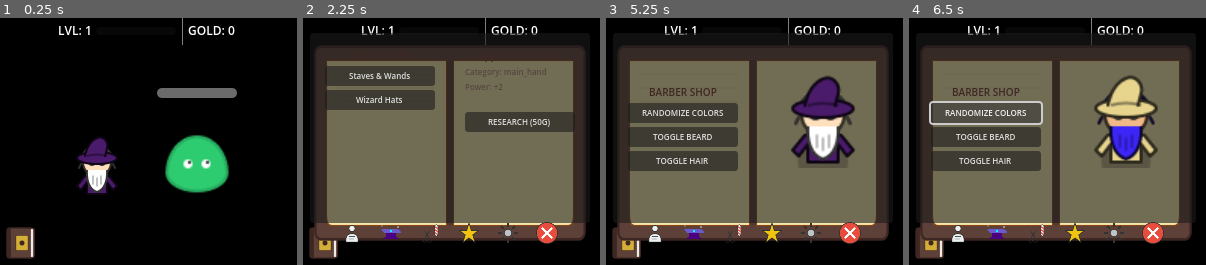
Above: before the commit, frames 1-4 (left to right).
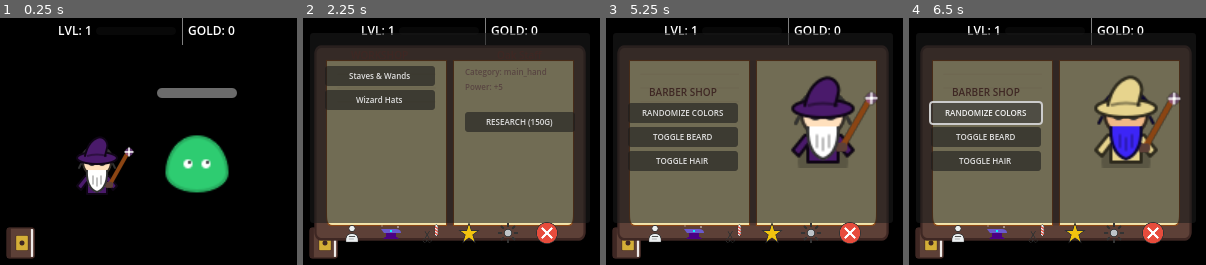
Above: after the commit, the same moments.

Repository: dgcarlucci/cast-lock
Game: Godot game, scene res://scenes/Main.tscn
The game is run twice, just before and just after one commit, with the same random seed, the same clock (stepped at 60 frames per second) and the same inputs.
Inputs (mouse positions are in pixels of both pictures, inside the frame that each line leads up to):
- Up to frame 1 (0.25 s): no input
- Up to frame 2 (2.25 s): click (323, 242) at 0.5 s; click (350, 232) at 1.25 s; click (392, 232) at 2 s
- Up to frame 3 (5.25 s): click "Staves & Wands" at 2.75 s; click "Wizard Hats" at 3.5 s; click "RESEARCH (30G)" at 4.25 s; click (733, 232) at 5 s
- Up to frame 4 (6.5 s): click "RANDOMIZE COLORS" at 5.75 s

The runs differ from the first frame. In frame 1, 0.3% of the frame differs, in the area x 35-46%, y 52-69%; in frame 2, 0.5%; in frame 3, 0.7%, in the area x 77-92%, y 29-55%; in frame 4, 0.7%.

Commit message:
fix: set default weapon and refine hand positioning

Diff:
--- a/scenes/Wizard.tscn
+++ b/scenes/Wizard.tscn
@@ -31,7 +31,7 @@
 offset = Vector2(-32, -64)
 
 [node name="Weapon" type="Sprite2D" parent="Layers"]
-position = Vector2(18, -12)
+position = Vector2(12, 0)
 texture = ExtResource("9_wand")
 centered = false
 offset = Vector2(-32, -64)
--- a/scripts/Wizard.gd
+++ b/scripts/Wizard.gd
@@ -54,8 +54,8 @@
 
 	# Subtle weapon bobbing
 	var weapon_tween = get_tree().create_tween().set_loops()
-	weapon_tween.tween_property(weapon, "position", Vector2(18, -14), 1.5).set_trans(Tween.TRANS_SINE)
-	weapon_tween.tween_property(weapon, "position", Vector2(18, -12), 1.5).set_trans(Tween.TRANS_SINE)
+	weapon_tween.tween_property(weapon, "position", Vector2(12, -2), 1.5).set_trans(Tween.TRANS_SINE)
+	weapon_tween.tween_property(weapon, "position", Vector2(12, 0), 1.5).set_trans(Tween.TRANS_SINE)
 
 
 func play_cast_animation(callback: Callable):
--- a/scripts/WizardStats.gd
+++ b/scripts/WizardStats.gd
@@ -19,7 +19,7 @@
 @export var hat_style: int = 0
 @export var hair_style: int = 1
 @export var beard_style: int = 1
-@export var main_hand_style: int = 0 # 0: None, 1: Wand, 2: Staff
+@export var main_hand_style: int = 1 # 0: None, 1: Wand, 2: Staff
 @export var off_hand_style: int = 0
 
 @export_group("Spells")
